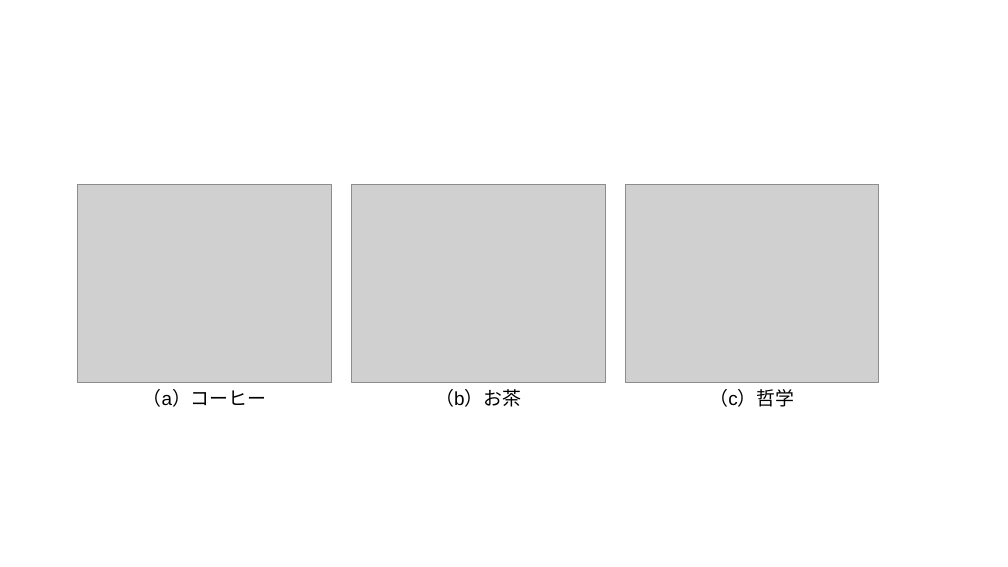
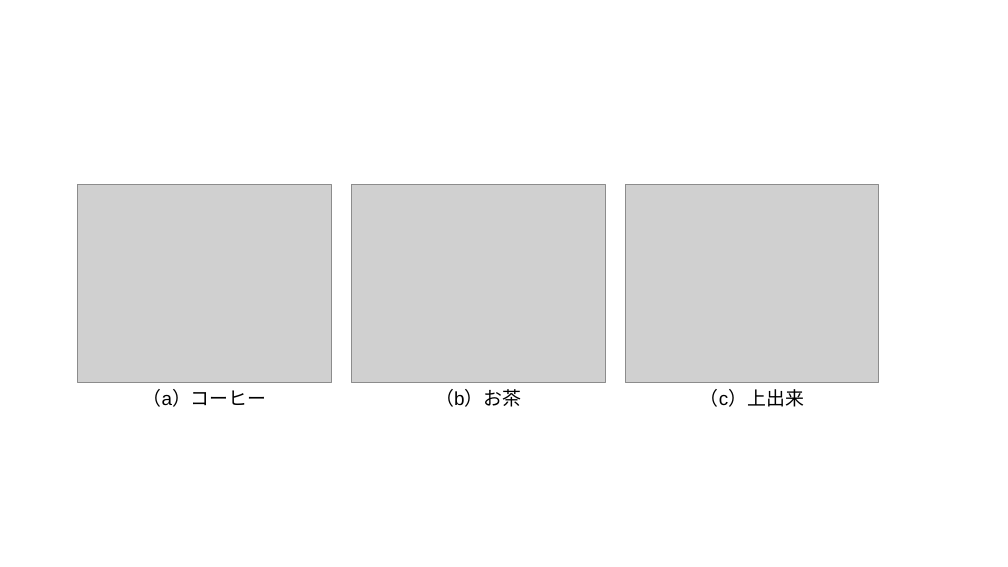
Before and after one commit to liber-craft-co-ltd/book_impress_text-image-basic, a slide deck: slide 9 of 01_Importance_of_LLM_and_CNN/chap01_images.pptx. Drawn at 1008x567 pixels with LibreOffice and Linux fonts; fonts in the diff are those of the drawing; grey boxes stand for pictures. Boxes give left, top, right and bottom in pixels: in the first picture for what was removed or moved away, otherwise in the second. Text is boxed around its words. In the diff, an @@ line names an element or a change of style, - is before the commit and + after.

```diff
--- a/01_Importance_of_LLM_and_CNN/chap01_images.pptx
+++ b/01_Importance_of_LLM_and_CNN/chap01_images.pptx
@@ text at bbox=[700, 389, 804, 407]: text changed @@
-（c）哲学
+（c）上出来
```
Also in this commit, not shown: 25 other files.
